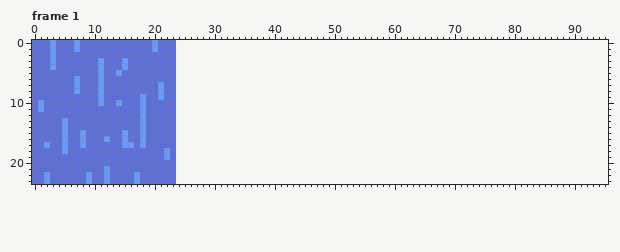
Two versions of one pixel-art file, graphics/water.ase. That is the earlier state.
24x24 pixels, 4 frames. Shown: frame 1. The old version is drawn lined up with the new one, on the new canvas. The commit also changed other frames, which this record leaves out.
Once edited:
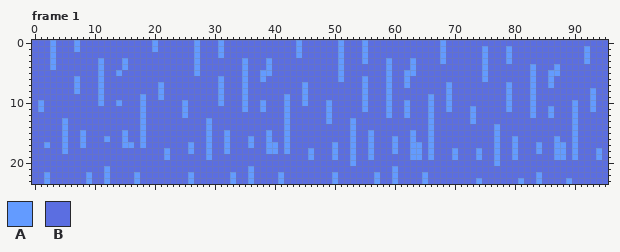
Palette (. is transparent): A #639bff  B #5b6ee1
Edits made:
canvas 24x24 -> 96x24
Changed rows in their new state; - is an unchanged pixel.
Frame 1:
first column x 24:
 0 BBBABBBABBBBBBBBBBBBABBBBBBABBBABBBBBBBBBBBBABBBBBBBBBBBBBBBBBBBBBBBBBBB
 1 BBBABBBABBBBBBBBBBBBABBBBBBABBBABBBBBBBBBBBBABBBBBBABBBABBBBBBBBBBBBABBB
 2 BBBABBBABBBBBBBBBBBBABBBBBBABBBABBBBBBBBBBBBABBBBBBABBBABBBBBBBBBBBBABBB
 3 BBBABBBBBBBABBBABBBBBBBBBBBABBBABBBABBBABBBBABBBBBBABBBABBBBBBBBBBBBABBB
 4 BBBABBBBBBBABBBABBBBBBBBBBBABBBBBBBABBBABBBBBBBBBBBABBBBBBBABBBABBBBBBBB
 5 BBBABBBBBBBABBAABBBBBBBBBBBABBBBBBBABBAABBBBBBBBBBBABBBBBBBABBAABBBBBBBB
 6 BBBBBBBABBBABBABBBBBBBBBBBBABBBABBBABBABBBBBBBBBBBBABBBBBBBABBABBBBBBBBB
 7 BBBBBBBABBBABBBBBBBBBABBBBBBBBBABBBABBABBBBBBABBBBBBBBBABBBABBABBBBBBBBB
 8 BBBBBBBABBBABBBBBBBBBABBBBBBBBBABBBABBBBBBBBBABBBBBBBBBABBBABBBBBBBBBABB
 9 BBBBBBBABBBABBBBBBABBABBBBBBBBBABBBABBBBBBABBABBBBBBBBBABBBABBBBBBBBBABB
10 BABBBBBABBBABBABBBABBABBBABBBBBABBBABBABBBABBABBBBBBBBBABBBABBBBBBABBABB
11 BABBBBBBBBBABBABBBABBBBBBABBBBBABBBABBABBBABBABBBABBBBBABBBABBABBBABBABB
12 BABBBBBBBBBBBBBBBBABBBBBBABBBBBBBBBABBABBBABBBBBBABBBBBBBBBABBABBBABBBBB
13 BBBBBABBBBBBBBBBBBABBBBBBABBBABBBBBBBBBBBBABBBBBBABBBBBBBBBBBBBBBBABBBBB
14 BBBBBABBBBBBBBBBBBABBBBBBBBBBABBBBBBBBBBBBABBBBBBBBBBABBBBBBBBBBBBABBBBB
15 BBBBBABBABBBBBBABBABBBBBBBBBBABBABBBBBBABBABBBBBBBBBBABBBBBBBBBBBBABBBBB
16 BBBBBABBABBBABBABBABBBBBBBBBBABBABBBABBABBABBBBBBBBBBABBABBBBBBABBABBBBB
17 BBABBABBABBBABBAABABBBBBBBABBABBABBBABBAABABBBBBBBBBBABBABBBABBAABABBBBB
18 BBABBABBABBBBBBAABABBBABBBABBABBABBBABBAABABBBABBBABBABBABBBABBAABABBBAB
19 BBBBBABBBBBBBBBBBBBBBBABBBABBABBABBBBBBAABABBBABBBABBABBABBBBBBAABABBBAB
20 BBBBBBBBBBBBBBBBBBBBBBBBBBBBBABBBBBBBBBBBBBBBBBBBBBBBABBBBBBBBBBBBBBBBBB
21 BBBBBBBBBBBBABBBBBBBBBBBBBBBBBBBBBBBABBBBBBBBBBBBBBBBBBBBBBBBBBBBBBBBBBB
22 BBABBBBBBABBABBBBABBBBBBBBABBBBBBABBABBBBABBBBBBBBBBBBBBBBBBABBBBBBBBBBB
23 BBABBBBBBABBABBBBABBBBBBBBABBBBBBABBABBBBABBBBBBBBABBBBBBABBABBBBABBBBBB
Pixel boxes of the changes (left, top, right, bottom) in both pictures:
added: (176, 40, 608, 184)
